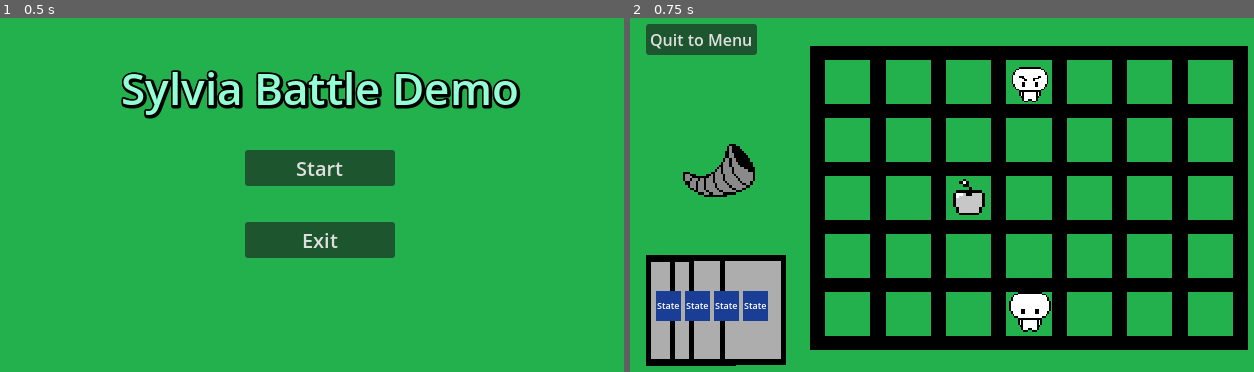
Above: before the commit, frames 1-2 (left to right).
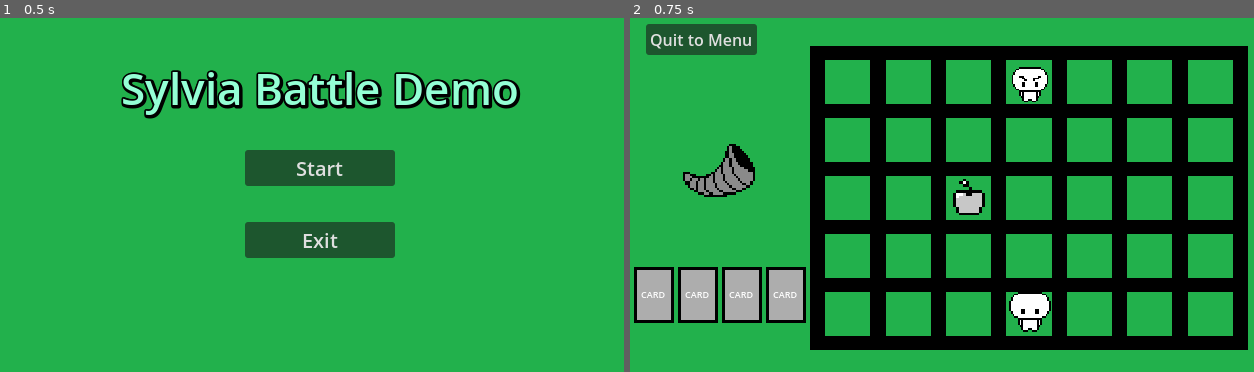
Above: after the commit, the same moments.

Repository: Endermandels/Sylvia
Game: Godot game, scene res://start_menu/start_menu.tscn
Two runs of this game, one before a commit and one after it. Both use one fixed random seed, a clock stepped at 60 frames per second and the inputs below.
Inputs:
- Up to frame 1 (0.5 s): no input
- Up to frame 2 (0.75 s): click "Start" at 0.5 s

Frame 1 is identical in both runs. In frame 2, 6.5% of the frame differs, in the area x 0-29%, y 66-99%.

Commit message:
intergrate card hand into battle scene

Diff:
--- a/battle/BattleScene.tscn
+++ b/battle/BattleScene.tscn
@@ -3,7 +3,6 @@
 [ext_resource type="Texture2D" uid="uid://dkushodgai21s" path="res://assets/background.png" id="1"]
 [ext_resource type="Script" path="res://battle/BattleScene.gd" id="1_vb5nx"]
 [ext_resource type="PackedScene" path="res://battle/Space.tscn" id="2"]
-[ext_resource type="Texture2D" uid="uid://bitai2b163x1n" path="res://assets/card.png" id="3"]
 [ext_resource type="Texture2D" uid="uid://cifdlrxp33p1u" path="res://assets/grid.png" id="5"]
 [ext_resource type="PackedScene" uid="uid://bub37ipigql3v" path="res://battle/Character.tscn" id="7"]
 [ext_resource type="PackedScene" uid="uid://d2x4fgnxceh5u" path="res://battle/end_of_turn.tscn" id="7_np6ef"]
@@ -11,6 +10,7 @@
 [ext_resource type="PackedScene" uid="uid://deikkfb2ghqvw" path="res://battle/food.tscn" id="9_1n73l"]
 [ext_resource type="AudioStream" uid="uid://88wruo2jyoh8" path="res://Music/battle_music (surf).ogg" id="10_i4mvg"]
 [ext_resource type="PackedScene" uid="uid://dxqbt1cqviw66" path="res://card_ui/card_ui.tscn" id="11_23mjc"]
+[ext_resource type="Script" path="res://battle_ui/hand.gd" id="11_o3fgr"]
 
 [sub_resource type="GDScript" id="GDScript_76nkh"]
 script/source = "extends Button
@@ -156,7 +156,7 @@
 grid_pos = [6, 2]
 
 [node name="Space21" parent="Spaces" instance=ExtResource("2")]
-position = Vector2(217.133, 242.041)
+position = Vector2(219, 242)
 collision_layer = 2
 collision_mask = 0
 grid_pos = [0, 3]
@@ -198,7 +198,7 @@
 grid_pos = [6, 3]
 
 [node name="Space28" parent="Spaces" instance=ExtResource("2")]
-position = Vector2(218.33, 300.717)
+position = Vector2(218, 300)
 collision_layer = 2
 collision_mask = 0
 grid_pos = [0, 4]
@@ -248,26 +248,6 @@
 position = Vector2(399, 183)
 scale = Vector2(15.1034, 14.4762)
 texture = ExtResource("5")
-
-[node name="Card" type="Sprite2D" parent="."]
-position = Vector2(49.1052, 295.368)
-scale = Vector2(0.220702, 0.276842)
-texture = ExtResource("3")
-
-[node name="Card2" type="Sprite2D" parent="."]
-position = Vector2(73.1052, 295.368)
-scale = Vector2(0.220702, 0.276842)
-texture = ExtResource("3")
-
-[node name="Card3" type="Sprite2D" parent="."]
-position = Vector2(92, 295)
-scale = Vector2(0.220702, 0.276842)
-texture = ExtResource("3")
-
-[node name="Card4" type="Sprite2D" parent="."]
-position = Vector2(123, 295)
-scale = Vector2(0.220702, 0.276842)
-texture = ExtResource("3")
 
 [node name="Characters" type="Node2D" parent="."]
 
@@ -300,25 +280,26 @@
 
 [node name="CardDropArea" type="Area2D" parent="."]
 collision_layer = 2
+metadata/_edit_lock_ = true
 
 [node name="CollisionShape2D" type="CollisionShape2D" parent="CardDropArea"]
+visible = false
 position = Vector2(398.5, 184)
 shape = SubResource("RectangleShape2D_u21m3")
 
-[node name="BattleUI" type="CanvasLayer" parent="."]
+[node name="BattleUI" type="CanvasLayer" parent="." groups=["ui_layer"]]
 
 [node name="Hand" type="HBoxContainer" parent="BattleUI"]
 anchors_preset = 2
 anchor_top = 1.0
 anchor_bottom = 1.0
-offset_left = 22.0
-offset_top = -84.0
-offset_right = 140.0
-offset_bottom = -54.0
+offset_left = 4.0
+offset_top = -108.041
+offset_right = 176.0
+offset_bottom = -52.041
 grow_vertical = 0
-
-[node name="Container" type="Container" parent="BattleUI/Hand"]
-layout_mode = 2
+alignment = 1
+script = ExtResource("11_o3fgr")
 
 [node name="CardUI" parent="BattleUI/Hand" instance=ExtResource("11_23mjc")]
 layout_mode = 2
--- /dev/null
+++ b/battle_ui/hand.gd
@@ -0,0 +1,12 @@
+class_name Hand
+extends HBoxContainer
+
+func _ready() -> void:
+	for child in get_children():
+		var card_ui := child as CardUI
+		card_ui.reparent_requested.connect(_on_card_ui_reparet_requested)
+
+
+
+func _on_card_ui_reparet_requested(child:CardUI) -> void:
+	child.reparent(self)
--- a/card_ui/card_ui.tscn
+++ b/card_ui/card_ui.tscn
@@ -1,33 +1,39 @@
-[gd_scene load_steps=2 format=3 uid="uid://dxqbt1cqviw66"]
+[gd_scene load_steps=8 format=3 uid="uid://dxqbt1cqviw66"]
+
+[ext_resource type="Script" path="res://card_ui/card_ui.gd" id="1_06nwt"]
+[ext_resource type="Texture2D" uid="uid://bitai2b163x1n" path="res://assets/card.png" id="2_e5gaa"]
+[ext_resource type="Script" path="res://card_ui/card_state_machine.gd" id="2_fbx74"]
+[ext_resource type="Script" path="res://card_ui/card_states/card_base_state.gd" id="3_dvo41"]
+[ext_resource type="Script" path="res://card_ui/card_states/card_dragging_state.gd" id="5_6td0n"]
+[ext_resource type="Script" path="res://card_ui/card_states/card_released_state.gd" id="6_5qs8v"]
 
 [sub_resource type="RectangleShape2D" id="RectangleShape2D_pkqrx"]
-size = Vector2(25, 30)
+size = Vector2(40, 56)
 
 [node name="CardUI" type="Control"]
-custom_minimum_size = Vector2(25, 30)
+custom_minimum_size = Vector2(40, 56)
 layout_mode = 3
 anchors_preset = 15
 anchor_right = 1.0
 anchor_bottom = 1.0
-offset_right = -615.0
-offset_bottom = -330.0
+offset_right = -600.0
+offset_bottom = -304.0
 grow_horizontal = 2
 grow_vertical = 2
+script = ExtResource("1_06nwt")
 
-[node name="Color" type="ColorRect" parent="."]
-layout_mode = 1
-anchors_preset = 15
-anchor_right = 1.0
-anchor_bottom = 1.0
-grow_horizontal = 2
-grow_vertical = 2
-color = Color(0.101961, 0.243137, 0.588235, 1)
+[node name="Sprite2D" type="Sprite2D" parent="."]
+position = Vector2(20, 28)
+scale = Vector2(0.133333, 0.14)
+texture = ExtResource("2_e5gaa")
 
 [node name="State" type="Label" parent="."]
 layout_mode = 1
-anchors_preset = 15
-anchor_right = 1.0
-anchor_bottom = 1.0
+anchors_preset = -1
+anchor_right = 1.6
+anchor_bottom = 1.867
+offset_right = -24.0
+offset_bottom = -48.552
 grow_horizontal = 2
 grow_vertical = 2
 theme_override_font_sizes/font_size = 9
@@ -40,5 +46,26 @@
 monitorable = false
 
 [node name="CollisionShape2D" type="CollisionShape2D" parent="dropPointDetector"]
-position = Vector2(12.5, 15)
+position = Vector2(20, 28)
 shape = SubResource("RectangleShape2D_pkqrx")
+
+[node name="CardStateMachine" type="Node" parent="." node_paths=PackedStringArray("initial_state")]
+script = ExtResource("2_fbx74")
+initial_state = NodePath("CardBaseState")
+
+[node name="CardBaseState" type="Node" parent="CardStateMachine"]
+script = ExtResource("3_dvo41")
+
+[node name="CardDraggingState" type="Node" parent="CardStateMachine"]
+script = ExtResource("5_6td0n")
+state = 1
+
+[node name="CardReleasedState" type="Node" parent="CardStateMachine"]
+script = ExtResource("6_5qs8v")
+state = 2
+
+[connection signal="gui_input" from="." to="." method="_on_gui_input"]
+[connection signal="mouse_entered" from="." to="." method="_on_mouse_entered"]
+[connection signal="mouse_exited" from="." to="." method="_on_mouse_exited"]
+[connection signal="area_entered" from="dropPointDetector" to="." method="_on_drop_point_detector_area_entered"]
+[connection signal="area_exited" from="dropPointDetector" to="." method="_on_drop_point_detector_area_exited"]
--- a/project.godot
+++ b/project.godot
@@ -28,6 +28,19 @@
 "rendering]textures/canvas_textures/default_texture_filter"=0
 renderer/rendering_method="mobile"
 
+[input]
+
+left_mouse={
+"deadzone": 0.5,
+"events": [Object(InputEventMouseButton,"resource_local_to_scene":false,"resource_name":"","device":-1,"window_id":0,"alt_pressed":false,"shift_pressed":false,"ctrl_pressed":false,"meta_pressed":false,"button_mask":0,"position":Vector2(0, 0),"global_position":Vector2(0, 0),"factor":1.0,"button_index":1,"canceled":false,"pressed":false,"double_click":false,"script":null)
+]
+}
+right_mouse={
+"deadzone": 0.5,
+"events": [Object(InputEventMouseButton,"resource_local_to_scene":false,"resource_name":"","device":-1,"window_id":0,"alt_pressed":false,"shift_pressed":false,"ctrl_pressed":false,"meta_pressed":false,"button_mask":0,"position":Vector2(0, 0),"global_position":Vector2(0, 0),"factor":1.0,"button_index":2,"canceled":false,"pressed":false,"double_click":false,"script":null)
+]
+}
+
 [layer_names]
 
 2d_physics/layer_2="card_drop_area"
